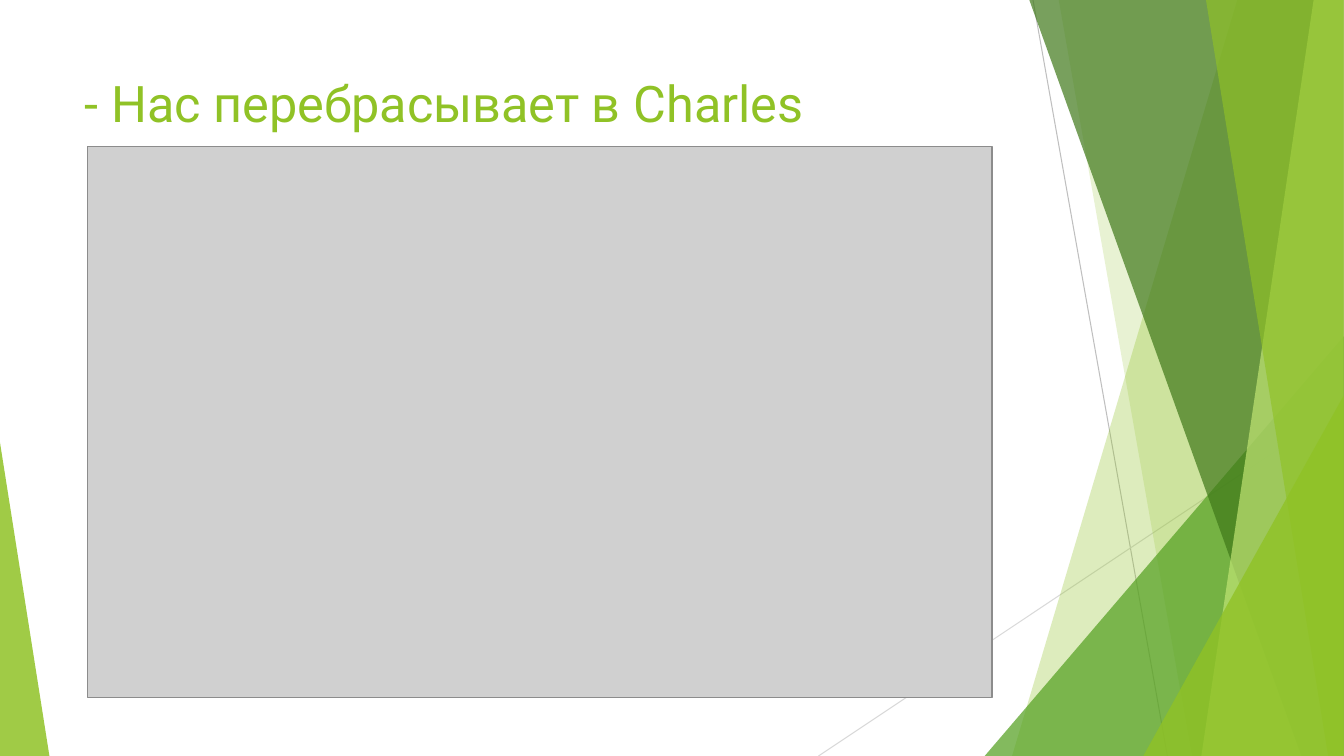
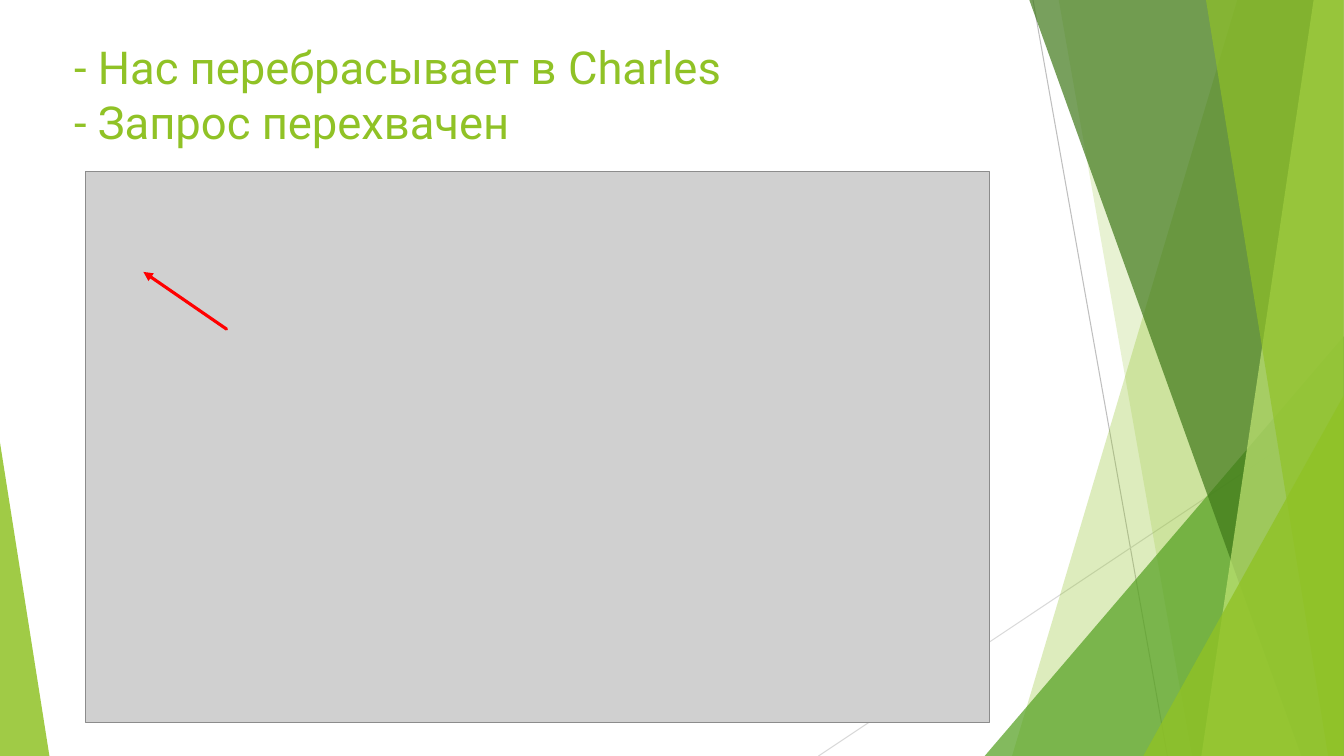
Before and after one commit to IrKoshel/Charles_Fiddler, a slide deck: slide 14 of My_Task_2_Charles_Breakepoint_Settings.pptx. Drawn at 1344x756 pixels with LibreOffice and Linux fonts; fonts in the diff are those of the drawing; grey boxes stand for pictures. Boxes give left, top, right and bottom in pixels: in the first picture for what was removed or moved away, otherwise in the second. Text is boxed around its words. In the diff, an @@ line names an element or a change of style, - is before the commit and + after.

```diff
--- a/My_Task_2_Charles_Breakepoint_Settings.pptx
+++ b/My_Task_2_Charles_Breakepoint_Settings.pptx
@@ title at box(98, 49, 721, 149): text changed; size 36 to 32.4 pt @@
-- Нас перебрасывает в Charles
+- Нас перебрасывает в Charles
+- Запрос перехвачен
@@ picture: place and size @@
-picture at box(88, 146, 992, 697)
+picture at box(86, 172, 990, 723)
@@ arrow added from (227, 329) to (143, 272), #FF0000 2.25 pt @@
```
Also in this commit, not shown: 22 other slides changed, 5 other files.
